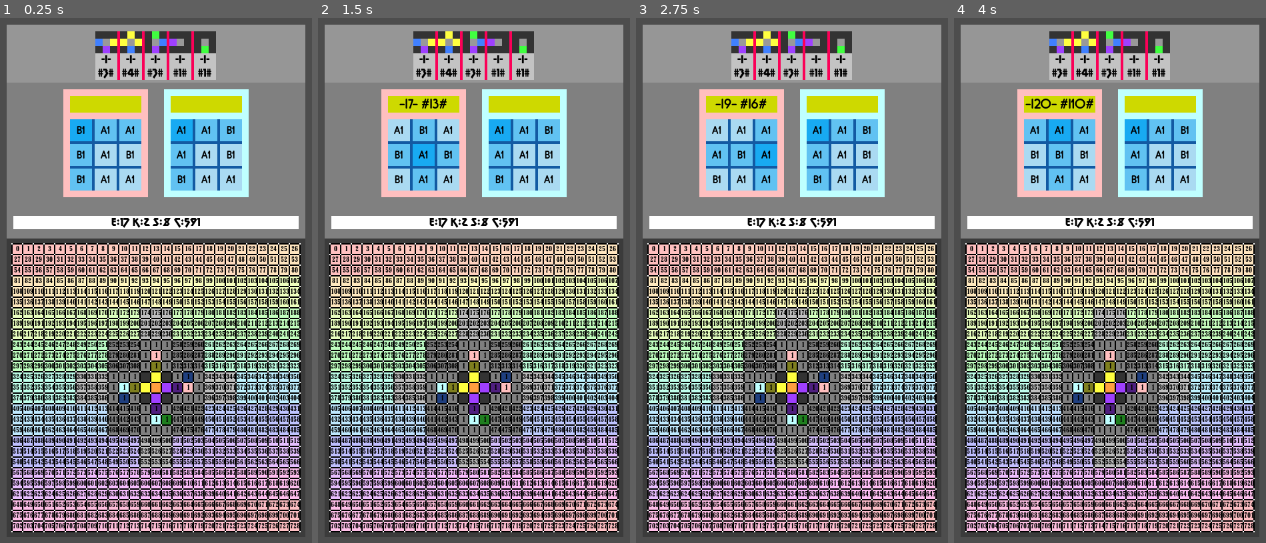
Above: before the commit, frames 1-4 (left to right).
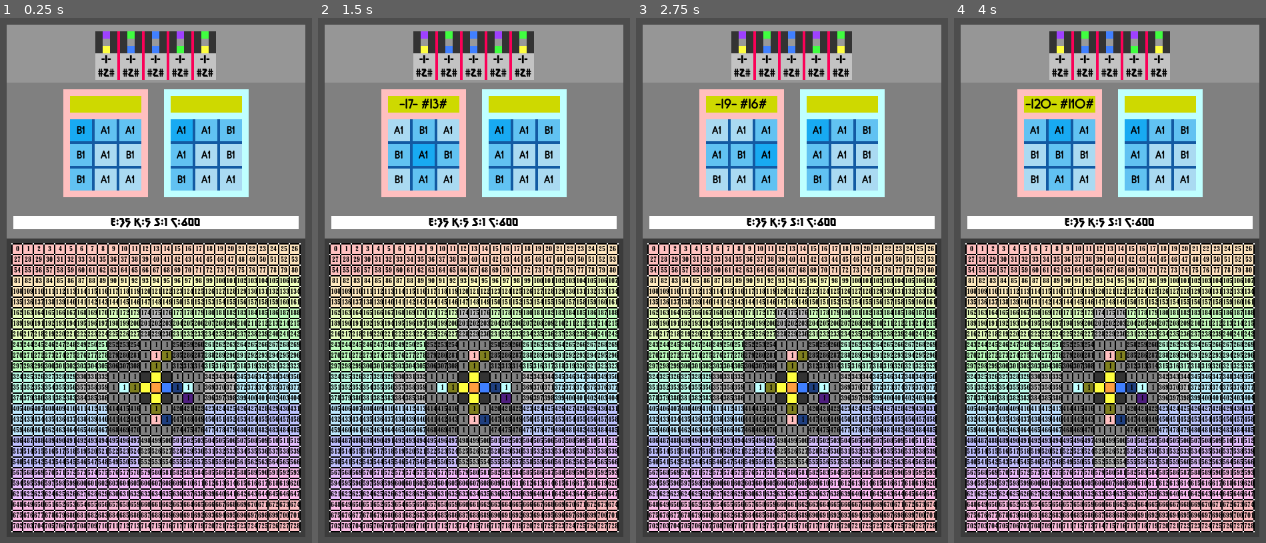
Above: after the commit, the same moments.

Repository: Pe3Hu/rangi
Game: Godot game, scene res://scene/Game.tscn
Two runs of this game, one before a commit and one after it. Both use one fixed random seed, a clock stepped at 60 frames per second and the inputs below.
Inputs:
- Up to frame 1 (0.25 s): no input
- Up to frame 2 (1.5 s): tap Enter at 0.5 s; hold D 0.53-1.28 s; tap X at 0.6, 1.35 s; tap Space at 0.77, 1.25 s; hold S from 1.28 s (still down)
- Up to frame 3 (2.75 s): tap Space at 1.52 s; tap Enter at 2 s; release S at 2.03 s; hold D from 2.03 s (still down); tap Q at 2.1 s; tap X at 2.3 s
- Up to frame 4 (4 s): tap Space at 2.75, 3.02, 3.77 s; release D at 2.78 s; hold W 2.78-3.53 s; tap E at 2.85 s; tap X at 3.05, 3.8 s; tap Enter at 3.5 s; hold A from 3.53 s (still down); tap R at 3.6 s

The runs differ from the first frame. In frame 1, 1.7% of the frame differs, in the area x 30-69%, y 2-78%; in frame 2, 1.7%; in frame 3, 1.7%; in frame 4, 1.7%.

Commit message:
update version 0.00291
1. Work on Bid functions: try_on_incentives and check_types_of_incentive

Diff:
--- a/scene/Game.gd
+++ b/scene/Game.gd
@@ -52,6 +52,9 @@
 			KEY_Z:
 				if event.is_pressed() && !event.is_echo():
 					branch.obj.outpost.obj.conveyor.decide_which_worksite_to_build_on()
+			KEY_X:
+				if event.is_pressed() && !event.is_echo():
+					branch.obj.director.prioritize()
 
 			KEY_SPACE:
 				if event.is_pressed() && !event.is_echo():
--- a/script/Classes_1.gd
+++ b/script/Classes_1.gd
@@ -211,30 +211,13 @@
 		var relevant_bids = {}
 
 		for bid in obj.bureau.arr.bid.showcase:
-			for tool in bid.obj.design.arr.tool:
-				match tool.word.category:
-					"drone":
-						pass
-					"schematic":
-						var title = tool.obj.schematic.word.title
-						var description = Global.dict.schematic.title[title]
-						var rotates = Global.dict.schematic.rotate[title]
-
-						for rotated_title in rotates:
-							if incentive_titles.has(rotated_title):
-
-								for incentive in incentive_titles[rotated_title]:
-									if !relevant_bids.has(bid):
-										relevant_bids[bid] = []
-
-									relevant_bids[bid].append(incentive)
-
-
-		for bid in relevant_bids:
-			for incentive in relevant_bids[bid]:
-				var center = incentive.obj.cluster.obj.center
+			var fitteds = bid.try_on_incentives(incentive_titles)
+
+			for data in fitteds:
+				var center = data.incentive.obj.cluster.obj.center
 				var index =  Global.num.size.continent.col * center.vec.grid.y + center.vec.grid.x
 				var schematic = bid.obj.design.arr.tool.front().obj.schematic
-
 				var description = Global.dict.schematic.title[schematic.word.title]
+
+
 				print([index, description])
--- a/script/Classes_3.gd
+++ b/script/Classes_3.gd
@@ -41,7 +41,7 @@
 #				input_.value = 1
 				input_.category = "schematic"
 				input_.target = "outpost"
-				input_.title = Global.dict.schematic.mastery[1].pick_random()
+				input_.title = "136"#Global.dict.schematic.mastery[1].pick_random()
 				var tool = Classes_3.Tool.new(input_)
 				input.tools.append(tool)
 
@@ -81,6 +81,75 @@
 		scene.myself.set_parent(self)
 		scene.myself.get_node("VBox").add_child(obj.design.scene.myself)
 		scene.myself.get_node("VBox").move_child(obj.design.scene.myself, 0)
+
+
+	func try_on_incentives(incentive_titles_: Dictionary) -> Variant:
+		var fit = []
+
+		for tool in obj.design.arr.tool:
+			match tool.word.category:
+				"drone":
+					return null
+				"schematic":
+					var title = tool.obj.schematic.word.title
+					var rotates = Global.dict.schematic.rotate[title]
+					var titles = {}
+
+					for rotated_title in rotates:
+						if incentive_titles_.has(rotated_title):
+							if titles.has(rotated_title):
+								var turns = []
+
+								for _i in rotates.size():
+									if rotates[_i] == rotated_title:
+										var turn = (_i + 1) % rotates.size()
+										turns.append(turn)
+
+					for rotated_title in titles:
+						for turn in titles[rotated_title]:
+							for incentive in incentive_titles_[rotated_title]:
+								var center = incentive.obj.cluster.obj.center
+								var index = Global.num.size.continent.col * center.vec.grid.y + center.vec.grid.x
+								var description = Global.dict.schematic.title[title]
+								print(["#", index, title, rotated_title, rotates, turn])
+								print(["@", index, description])
+
+								if check_types_of_incentive(tool.obj.schematic, incentive, turn):
+									var data = {}
+									data.schematic = tool.obj.schematic
+									data.incentive = incentive
+									fit.append(data)
+
+		return fit
+
+	func check_types_of_incentive(schematic_: Classes_8.Schematic, incentive_: Classes_8.Incentive, turn_: int) -> bool:
+		var center = incentive_.obj.cluster.obj.center
+		var index =  Global.num.size.continent.col * center.vec.grid.y + center.vec.grid.x
+		var turned_windrose = {}
+		var description = Global.dict.schematic.title[schematic_.word.title]
+		print([index, turn_, description])
+
+		for windrose in Global.dict.windrose.next:
+			turned_windrose[windrose] = [windrose]
+
+			if turn_ > 0:
+				for _i in turn_:
+					var next_windrose = Global.dict.windrose.next[turned_windrose[windrose].back()]
+					turned_windrose[windrose].append(next_windrose)
+
+			turned_windrose[windrose] = turned_windrose[windrose].back()
+
+		for windrose in incentive_.dict.marker.type:
+			var incentive_type = incentive_.dict.marker.type[windrose]
+
+			if incentive_type != null:
+				for compartment in schematic_.dict.compartment:
+					if compartment.word.windrose == turned_windrose[windrose]:
+						if compartment.word.type.current != incentive_type:
+							print([index, windrose, compartment.word.type.current, incentive_type])
+							return false
+						break
+		return true
 
 
 #Чертеж design
--- a/script/Classes_6.gd
+++ b/script/Classes_6.gd
@@ -15,6 +15,7 @@
 		num.breath = null
 		obj.continent = input_.continent
 		obj.edifice = null
+		obj.incentive = null
 		vec.grid = input_.grid
 		dict.neighbor = {}
 		dict.side = {}
--- a/script/Classes_7.gd
+++ b/script/Classes_7.gd
@@ -116,6 +116,9 @@
 
 
 	func update_clusters_breath(cluster_: Classes_6.Cluster) -> void:
+		if cluster_.obj.incentive != null:
+			cluster_.obj.incentive.close()
+
 		cluster_.num.breath = 0
 
 		for neighbor in cluster_.dict.neighbor:
--- a/script/Classes_8.gd
+++ b/script/Classes_8.gd
@@ -202,11 +202,9 @@
 
 	func add_incentive(cluster_: Classes_6.Cluster) -> void:
 		if cluster_.num.breath < 3:
-			if dict.incentive.has(cluster_.num.breath + 1):
-				for incentive in dict.incentive[cluster_.num.breath + 1]:
-					if incentive.obj.cluster == cluster_:
-						incentive.rebreath()
-						return
+			if cluster_.obj.incentive != null:
+				cluster_.obj.incentive.rebreath()
+				return
 
 			var input = {}
 			input.conveyor = self
@@ -444,47 +442,59 @@
 	var arr = {}
 	var num = {}
 	var obj = {}
+	var dict = {}
 
 
 	func _init(input_: Dictionary) -> void:
 		obj.conveyor = input_.conveyor
 		obj.cluster = input_.cluster
+		obj.cluster.obj.incentive = self
 		arr.title = []
 		set_indexs()
 
 
 	func set_indexs() -> void:
-		#var center_index = Global.num.size.continent.col * obj.cluster.obj.center.vec.grid.y + obj.cluster.obj.center.vec.grid.x
+		var center_index = Global.num.size.continent.col * obj.cluster.obj.center.vec.grid.y + obj.cluster.obj.center.vec.grid.x
 		#print("___", [center_index, obj.cluster.num.breath])
-		var markers = {}
+		dict.marker = {}
+		dict.marker.anonymized = {}
+		dict.marker.type = {}
 
 		for windrose in Global.arr.windrose:
-			markers[windrose] = null
+			dict.marker.anonymized[windrose] = null
+			dict.marker.type[windrose] = null
 
 		for sector in obj.cluster.obj.center.dict.neighbor:
 			var windrose = obj.cluster.obj.center.dict.neighbor[sector]
-			var marker = "any"
+			var anonymized_marker = "any"
 			var index_sector = Global.num.size.continent.col * sector.vec.grid.y + sector.vec.grid.x
 
 			for boundary in sector.dict.boundary:
 				if boundary.obj.compartment != null:
-
 					var index_boundary = Global.num.size.continent.col * boundary.vec.grid.y + boundary.vec.grid.x
+					dict.marker.type[windrose] = boundary.obj.compartment.word.type.current
 
 					if Global.dict.compartment.passive.has(boundary.obj.compartment.word.type.current):
-						marker = "passive"
+						anonymized_marker = "passive"
 					else:
-						marker = "active"
-
-			markers[windrose] = marker
-			#print([center_index, windrose, index_sector, marker])
-
-		#print(markers)
-
-#		for title in arr.title:
-#			var description = Global.dict.schematic.title[title]
-#			print(center_index, description)
-		arr.title = Global.get_schematic_title_based_on_markers(markers)
+						anonymized_marker = "active"
+
+			dict.marker.anonymized[windrose] = anonymized_marker
+			#print([center_index, windrose, index_sector, dict.marker.type[windrose], anonymized_marker])
+
+		if check_active():
+			arr.title = Global.get_schematic_title_based_on_anonymized_markers(dict.marker.anonymized)
+		else:
+			close()
+			#print(dict.marker.anonymized)
+
+
+	func check_active() -> bool:
+		for windrose in dict.marker.anonymized:
+			if dict.marker.anonymized[windrose] == "active":
+				return true
+
+		return false
 
 
 	func rebreath() -> void:
@@ -495,3 +505,10 @@
 
 		obj.conveyor.dict.incentive[obj.cluster.num.breath].append(self)
 		set_indexs()
+
+
+	func close() -> void:
+		if obj.conveyor.dict.incentive.has(obj.cluster.num.breath):
+			obj.conveyor.dict.incentive[obj.cluster.num.breath].erase(self)
+
+		obj.cluster.obj.incentive = null
--- a/script/Global.gd
+++ b/script/Global.gd
@@ -318,6 +318,7 @@
 	dict.schematic.indexs = {}
 	dict.schematic.mastery = {}
 	dict.schematic.rotate = {}
+	dict.schematic.deadlock = []
 
 	var size = pow(num.size.cluster.n, 2) - 1
 	var index = {}
@@ -333,7 +334,7 @@
 	while index.current < index.max:
 		var data = {}
 		data.title = str(index.current)
-		data.rarity = 0
+		#data.rarity = 0
 		data.indexs = []
 		var value = int(index.current)
 
@@ -385,24 +386,26 @@
 				if !flag_only_diagonal:
 					break
 
-			data.rarity += rarity
+			#data.rarity += rarity
 			flag = flag and !flag_only_diagonal
 
 			if !flag:
 				break
 
 		if flag:
-			data.rarity *= data.associations.size()
-
-			if weight.max < data.rarity:
-				weight.max = data.rarity
+			#data.rarity *= data.associations.size()
+			#if weight.max < data.rarity:
+			#	weight.max = data.rarity
+
+			if data.associations.size() == 1:
+				dict.schematic.deadlock.append(data.title)
 
 			datas.append(data)
 
 		index.current += 1
 
 	for data in datas:
-		data.rarity = weight.max - data.rarity + 1
+		#data.rarity = weight.max - data.rarity + 1
 		var associations_size = data.associations.size()
 
 		if associations_size > 0:
@@ -414,11 +417,13 @@
 				if data.mastery < mastery:
 					data.mastery = mastery
 
-			for mastery in range(data.mastery, num.drone.arm.max, 1):
-				if !dict.schematic.mastery.has(mastery):
-					dict.schematic.mastery[mastery] = []
-
-				dict.schematic.mastery[mastery].append(data.title)
+
+			if !dict.schematic.deadlock.has(data.title):
+				for mastery in range(data.mastery, num.drone.arm.max, 1):
+					if !dict.schematic.mastery.has(mastery):
+						dict.schematic.mastery[mastery] = []
+
+					dict.schematic.mastery[mastery].append(data.title)
 
 			dict.schematic.title[data.title] = data
 			dict.schematic.indexs[data.indexs] = data.title
@@ -426,11 +431,11 @@
 			if !dict.schematic.association.has(associations_size):
 				dict.schematic.association[associations_size] = {}
 
-			if !dict.schematic.rarity.has(data.rarity):
-				dict.schematic.rarity[data.rarity] = []
+			#if !dict.schematic.rarity.has(data.rarity):
+			#	dict.schematic.rarity[data.rarity] = []
 
 			dict.schematic.association[associations_size][data.title] = data.title
-			dict.schematic.rarity[data.rarity].append(data.title)
+			#dict.schematic.rarity[data.rarity].append(data.title)
 			#print(data)
 
 	for title in dict.schematic.title:
@@ -455,15 +460,13 @@
 					indexs.next[next_index] = 1
 
 			var title_rotated = dict.schematic.indexs[indexs.next]
-
-			if !dict.schematic.rotate[title].has(title_rotated):
-				dict.schematic.rotate[title].append(title_rotated)
+			dict.schematic.rotate[title].append(title_rotated)
 
 			indexs.current = []
 			indexs.current.append_array(indexs.next)
 
 
-func get_schematic_title_based_on_markers(markers_: Dictionary) -> Array:
+func get_schematic_title_based_on_anonymized_markers(markers_: Dictionary) -> Array:
 	var titles = []
 
 	for title in dict.schematic.title:
